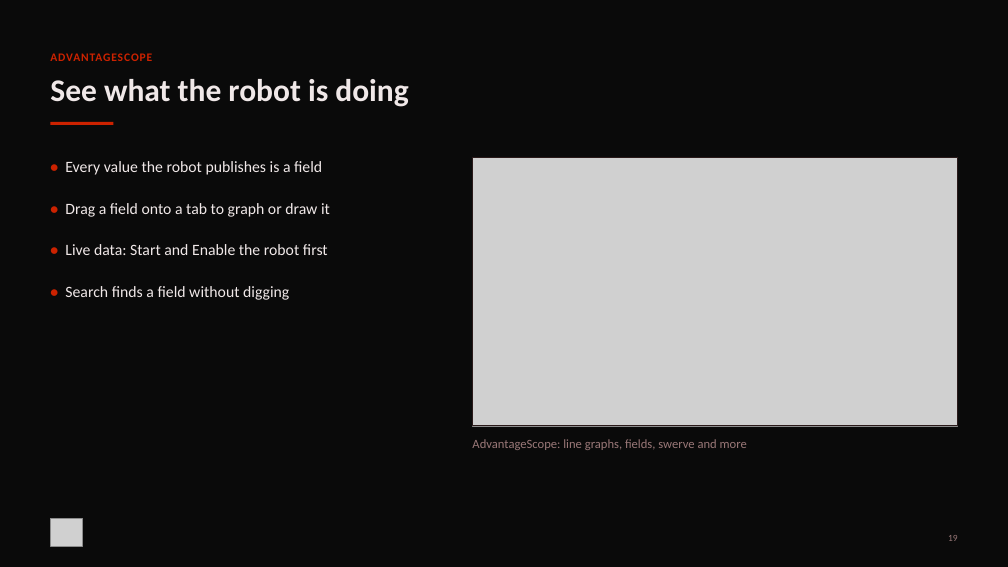
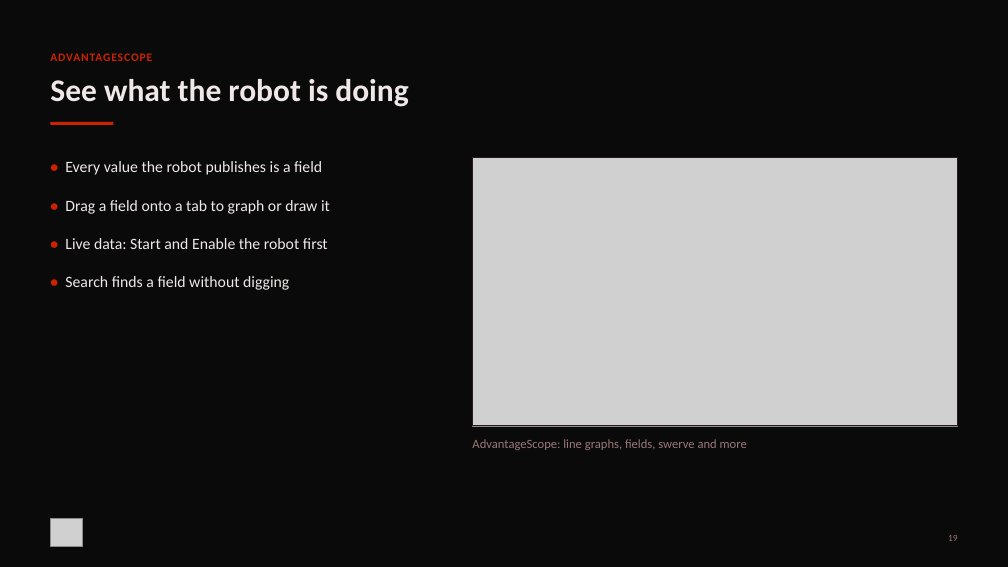
Before and after one commit to FRC-Team-4143/scriptum-lessons, a slide deck: slide 19 of 00-tools.pptx. Drawn at 1008x567 pixels with LibreOffice and Linux fonts; fonts in the diff are those of the drawing; grey boxes stand for pictures. Boxes give left, top, right and bottom in pixels: in the first picture for what was removed or moved away, otherwise in the second. Text is boxed around its words. In the diff, an @@ line names an element or a change of style, - is before the commit and + after.

```diff
--- a/00-tools.pptx
+++ b/00-tools.pptx
@@ text removed at bbox=[65, 161, 330, 300] @@
-• Every value the robot publishes is a field
-• Drag a field onto a tab to graph or draw it
-• Live data: Start and Enable the robot first
-• Search finds a field without digging
@@ text added at bbox=[65, 200, 330, 214], 22.5 pt, text #F0E8E8 @@
+• Drag a field onto a tab to graph or draw it
@@ text added at bbox=[65, 238, 328, 249], 22.5 pt, text #F0E8E8 @@
+• Live data: Start and Enable the robot first
@@ text added at bbox=[65, 276, 289, 290], 22.5 pt, text #F0E8E8 @@
+• Search finds a field without digging
```
Also in this commit, not shown: 8 other slides changed, 1 other file.
